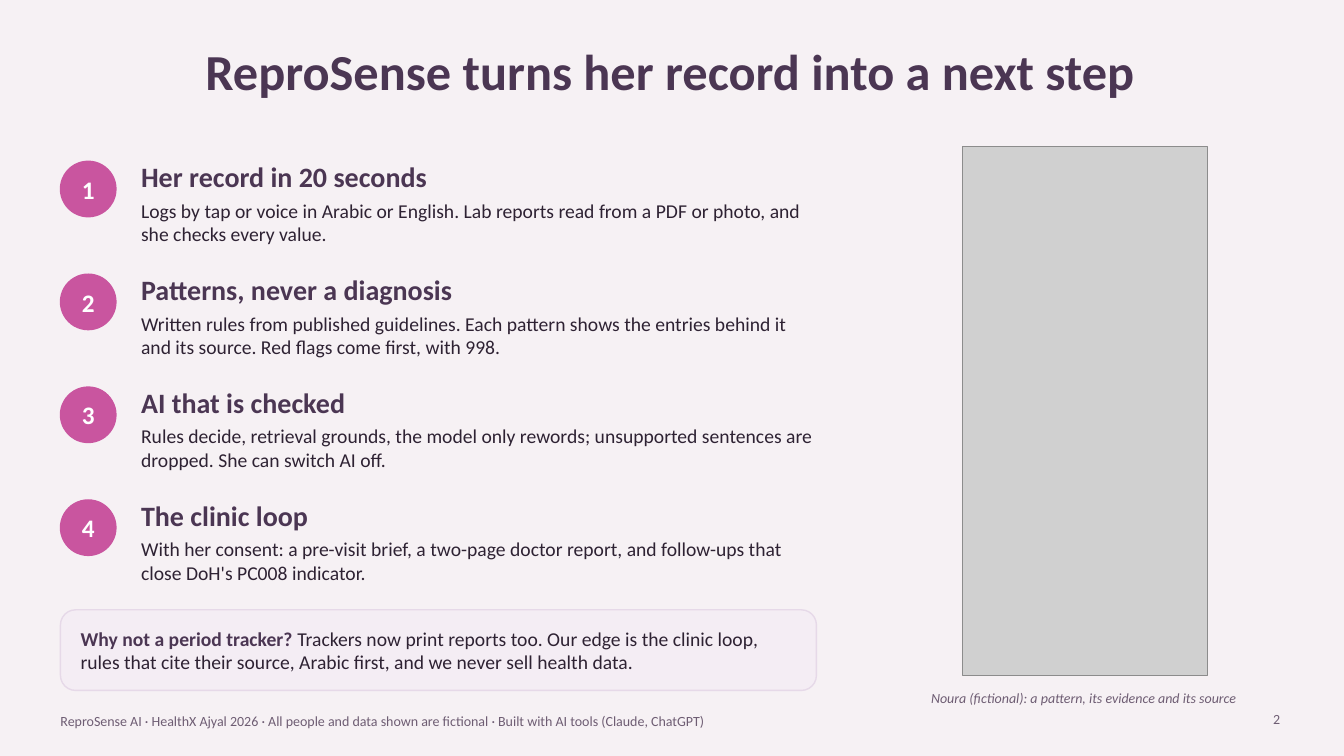
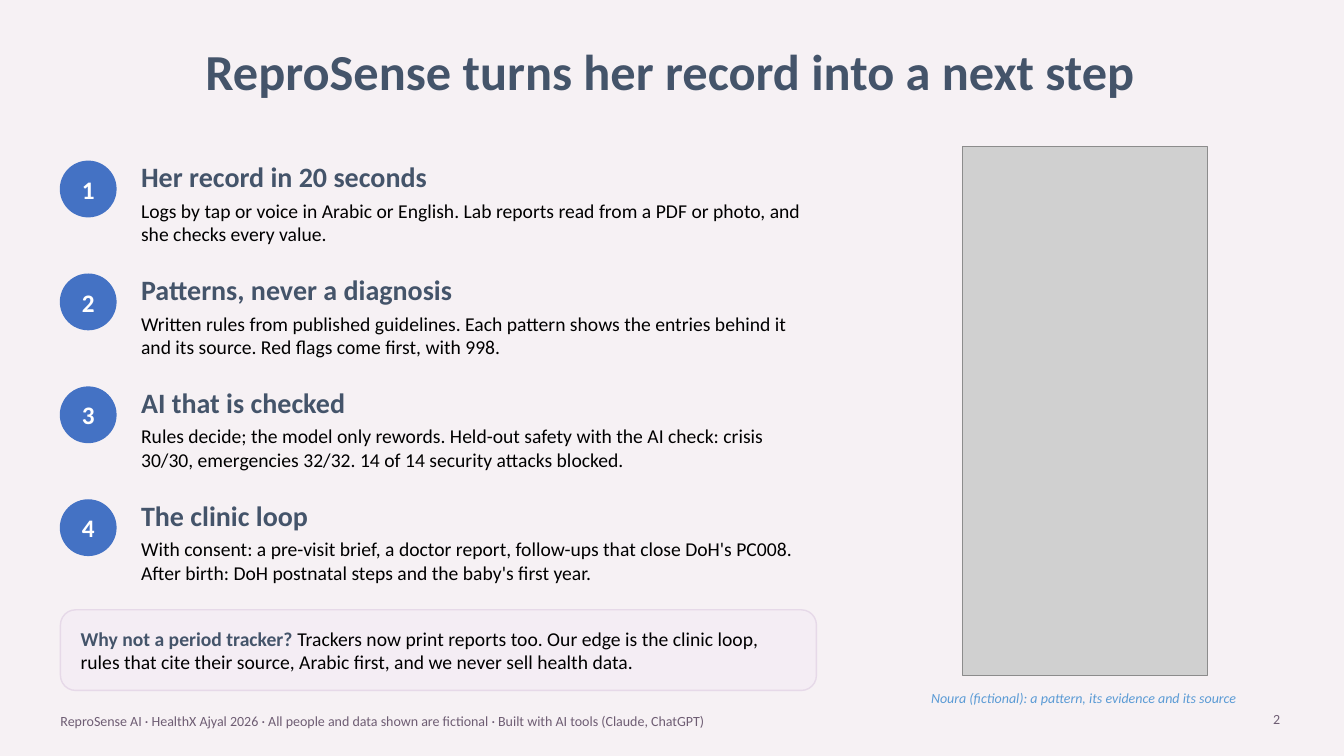
Before and after one commit to krish2105/ReproSense-AI-, a slide deck: slide 2 of pitch/ReproSense-submission.pptx. Drawn at 1344x756 pixels with LibreOffice and Linux fonts; fonts in the diff are those of the drawing; grey boxes stand for pictures. Boxes give left, top, right and bottom in pixels: in the first picture for what was removed or moved away, otherwise in the second. Text is boxed around its words. In the diff, an @@ line names an element or a change of style, - is before the commit and + after.

```diff
--- a/pitch/ReproSense-submission.pptx
+++ b/pitch/ReproSense-submission.pptx
@@ text "Logs by tap or voice ..." at [141,204,800,244]: text colour #2E2233 to #000000 @@
@@ text "Written rules from published guidelines. ..." at [141,317,786,358]: text colour #2E2233 to #000000 @@
@@ text at [141,429,762,471]: text changed; text colour #2E2233 to #000000 @@
-Rules decide, retrieval grounds, the model only rewords; unsupported sentences are dropped. She can switch AI off.
+Rules decide; the model only rewords. Held-out safety with the AI check: crisis 30/30, emergencies 32/32. 14 of 14 security attacks blocked.
@@ fill #C9559F to #4472C4; outline #C9559F 1 pt to #4472C4 1 pt in 4 elements at [60,161,116,217], [60,274,116,330], [60,387,116,443], [60,500,116,556] @@
@@ text colour #4B3653 to #44546A in 5 elements at [205,54,1134,98], [141,167,427,187], [141,280,452,305], [141,393,345,413], [141,506,308,531] @@
@@ text at [141,542,791,583]: text changed; text colour #2E2233 to #000000 @@
-With her consent: a pre-visit brief, a two-page doctor report, and follow-ups that close DoH's PC008 indicator.
+With consent: a pre-visit brief, a doctor report, follow-ups that close DoH's PC008. After birth: DoH postnatal steps and the baby's first year.
@@ text "Why not a period tracker? ..." at [81,632,758,672]: text colour #4B3653 to #44546A in "Why not a period tracker?"; text colour #2E2233 to #000000 in "Trackers now print reports too. Our edge ..." @@
@@ text "Noura (fictional): a pattern, its ..." at [931,693,1236,705]: text colour #6E5D73 to #5B9BD5 @@
```
Also in this commit, not shown: 2 other slides changed, 8 other files.
